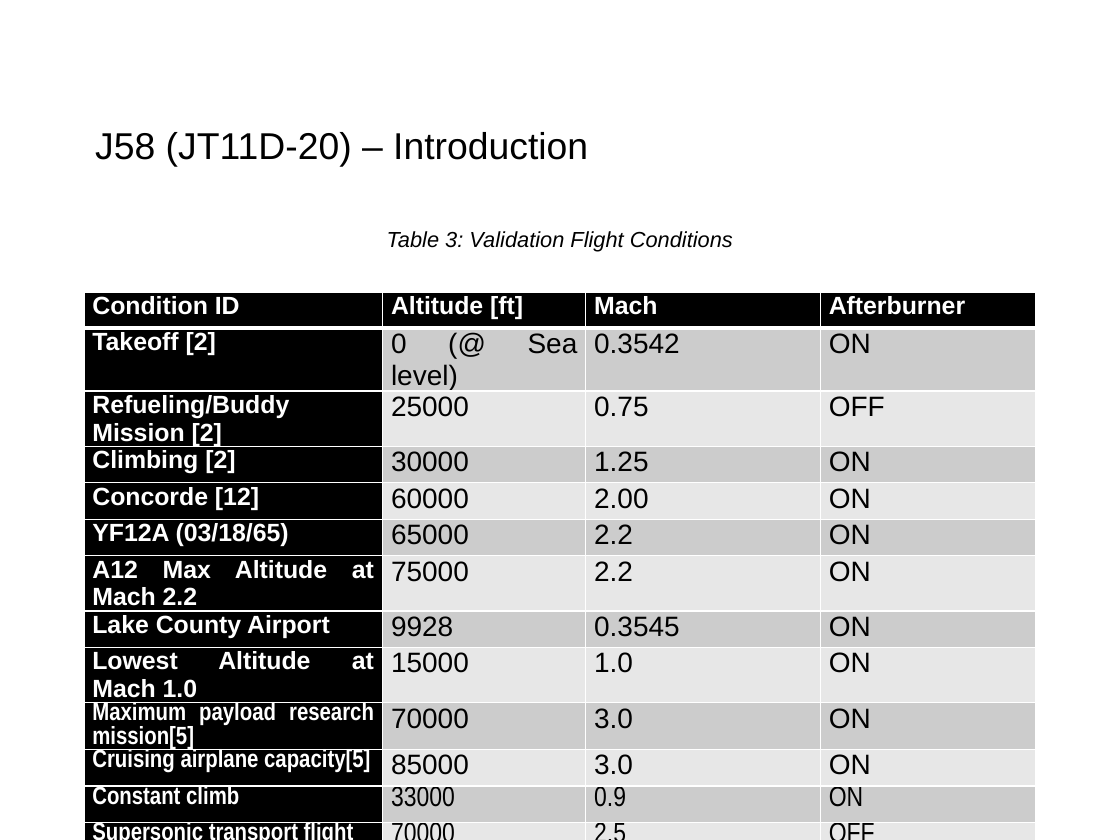
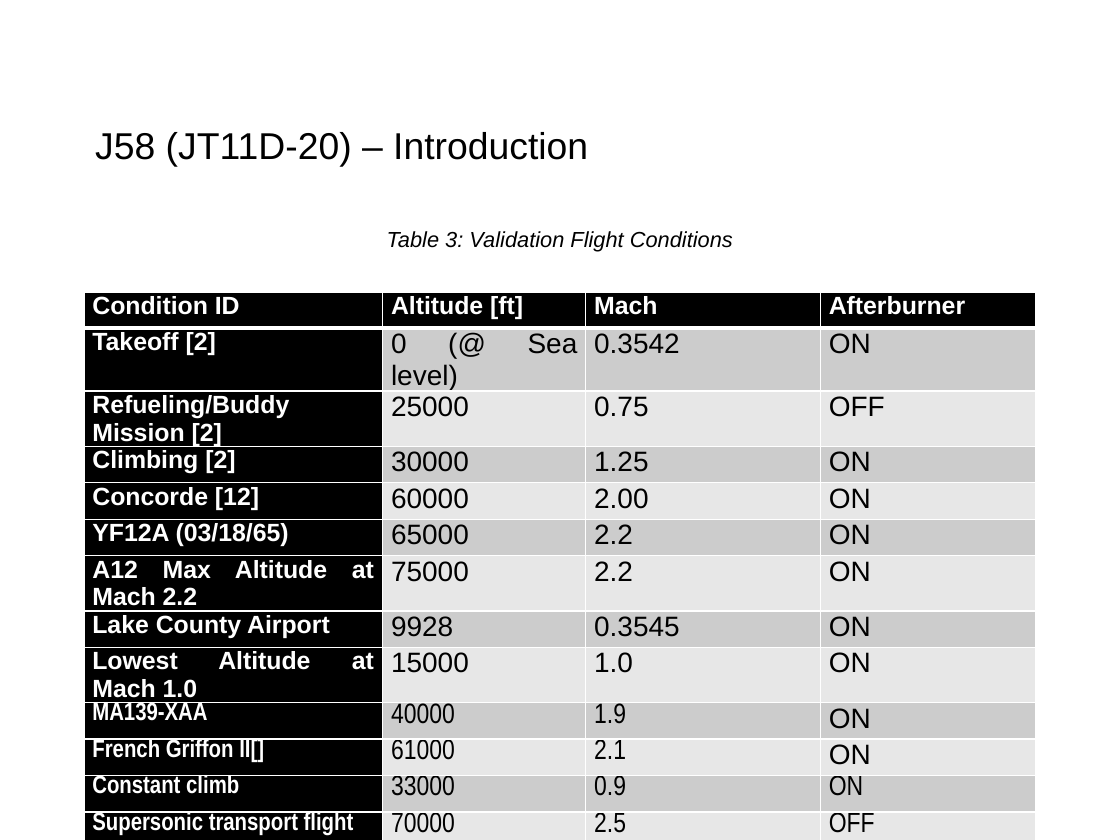
Before and after one commit to ChristianLagares/J58EngineThermalModel, a slide deck: slide 8 of Project Docs/J58-Presentation.pptx. Drawn at 1120x840 pixels with LibreOffice and Linux fonts; fonts in the diff are those of the drawing; background and template pictures are left out. Boxes give left, top, right and bottom in pixels: in the first picture for what was removed or moved away, otherwise in the second. Text is boxed around its words. In the diff, an @@ line names an element or a change of style, - is before the commit and + after.

```diff
--- a/Project Docs/J58-Presentation.pptx
+++ b/Project Docs/J58-Presentation.pptx
@@ table at <box>84,292,1036,839</box> @@
-row 10: Maximum payload research mission[5] | 70000 | 3.0 | ON
+row 10: MA139-XAA | 40000 | 1.9 | ON
-row 11: Cruising airplane capacity[5] | 85000 | 3.0 | ON
+row 11: French Griffon II[] | 61000 | 2.1 | ON
```
Also in this commit, not shown: 1 other file.
